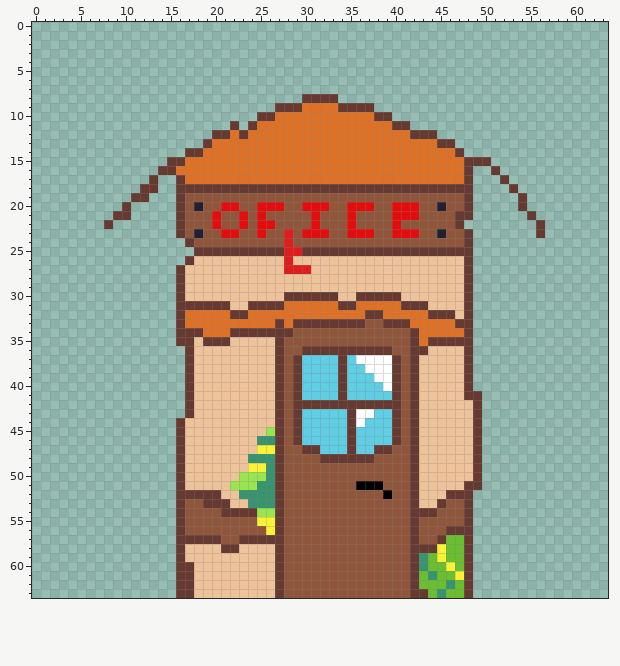
Two states of a pixel-art sprite, data/images/tiles/buildings/0.png. The picture above is the old version.
The file is 64x64 pixels.
After the commit:
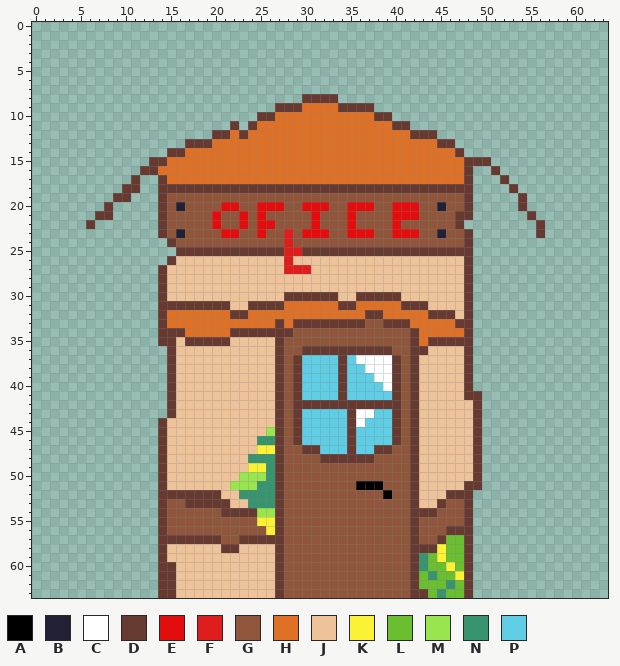
Palette (. is transparent): A #000000  B #222034  C #ffffff  D #663931  E #e30d0d  F #de1d1d  G #8f563b  H #df7126  J #eec39a  K #fbf236  L #6abe30  M #99e550  N #37946e  P #5fcde4
What changed:
The edit turns colour D into colour B in row 20 at x 16; in row 23 at x 16.
There is now colour D in row 13 at x 17 to 18; in row 14 at x 15 to 16; in row 15 at x 13 to 14; in row 16 at x 12 to 13; in row 17 at x 11 and 14; in row 18 at x 10 to 11 and 14 to 15.
There is now colour D in row 19 at x 9 to 10 and 14; in row 20 at x 8 and 14; in row 21 at x 7 to 8 and 14; in row 22 at x 6 and 14; in row 23 at x 14; in row 24 at x 15.
There is now colour D in row 25 at x 16 to 17; in row 26 at x 15; in rows 27 to 30 at x 14; in row 31 at x 14 to 15; in rows 32 to 33 at x 14; in rows 34 to 35 at x 14 to 15.
There is now colour D in rows 36 to 43 at x 15; in rows 44 to 51 at x 14; in row 52 at x 14 to 15; in rows 53 to 56 at x 14; in row 57 at x 14 to 15; in rows 58 to 59 at x 14.
There is now colour D in rows 60 to 63 at x 14 to 15.
The edit turns colour G into colour D in row 53 at x 17 to 18.
The edit turns colour J into colour D in row 35 at x 18.
There is now colour G in rows 19 to 23 at x 15; in row 24 at x 16; in rows 53 to 56 at x 15.
The edit turns colour B into colour G in row 20 at x 18; in row 23 at x 18.
The edit turns colour D into colour G in row 19 at x 16; in rows 21 to 22 at x 16; in row 24 at x 17; in rows 53 to 56 at x 16.
There is now colour H in row 17 at x 15; in rows 32 to 33 at x 15.
The edit turns colour D into colour H in row 14 at x 17 to 18; in row 15 at x 15 to 16; in row 16 at x 14 to 15; in row 17 at x 16; in rows 32 to 33 at x 16; in row 34 at x 17 to 18.
There is now colour J in row 26 at x 16; in rows 27 to 30 at x 15; in rows 36 to 43 at x 16; in rows 44 to 51 at x 15; in rows 58 to 59 at x 15.
The edit turns colour D into colour J in row 26 at x 17; in rows 27 to 30 at x 16; in row 35 at x 16; in rows 36 to 43 at x 17; in rows 44 to 51 at x 16; in rows 58 to 59 at x 16.
The edit turns colour D into colour J in rows 60 to 63 at x 16 to 17.
The author cleared colour D in row 17 at x 13; in row 18 at x 12 to 13; in row 19 at x 11 to 12; in row 20 at x 10; in row 21 at x 9 to 10; in row 22 at x 8.
Pixel boxes of the changes (left, top, right, bottom) in both pictures:
changed: (86, 139, 203, 598)
